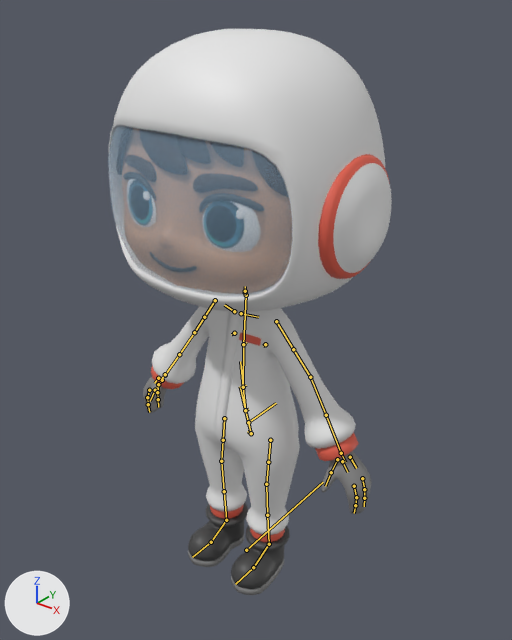
The FBX model Assets/FBX/Characters/Player_Human.fbx, before and after one commit.
Rendered twice from a 50 mm camera at (0.914, -1.105, 1.374) aimed at (0.009, 0.027, 0.673). Lighting does not change. The marker at lower left points along +X, +Y and +Z. The bones that bend it are drawn over the model as lines.

Names of what the first picture shows: 'Human'.
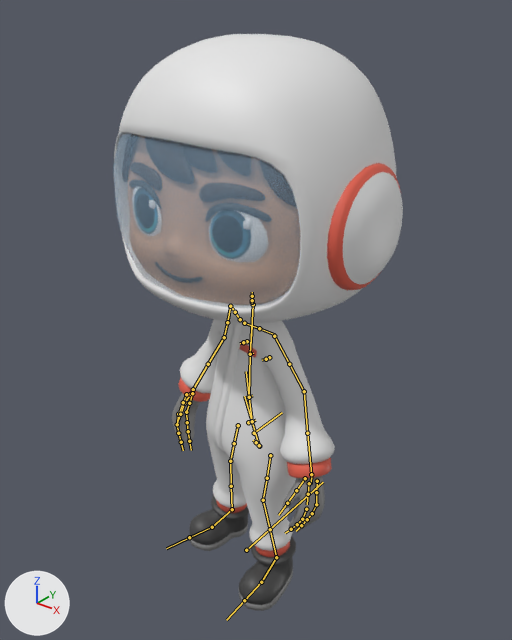
The newer file adds an action. The first version stands in its rest pose; the second is drawn at frame 7 of the action 'rig|rig|Scene'.

What differs and where, as boxes [x1, y1, x2, y2] in the pictures (512 x 640 px):
'Human', posed: before [108, 29, 392, 595]; after [113, 34, 403, 611]
bone 'DEF-spine', root to tip: before (251, 433) to (245, 410); after (259, 445) to (252, 421)
bone 'DEF-spine.001', root to tip: before (245, 410) to (243, 387); after (252, 421) to (249, 397)
bone 'DEF-spine.002', root to tip: before (243, 387) to (243, 344); after (249, 397) to (250, 354)
bone 'DEF-spine.003', root to tip: before (243, 344) to (246, 295); after (250, 354) to (253, 304)
bone 'DEF-spine.004', root to tip: before (246, 295) to (244, 292); after (253, 304) to (252, 301)
bone 'DEF-spine.006', root to tip: before (245, 291) to (245, 286); after (252, 300) to (252, 296)
bone 'torso', root to tip: before (248, 422) to (276, 403); after (254, 433) to (282, 412)
bone 'MCH-spine.001', root to tip: before (243, 387) to (246, 385); after (249, 397) to (252, 395)
bone 'MCH-spine', root to tip: before (245, 410) to (248, 409); after (252, 421) to (255, 420)
bone 'DEF-thigh.L', root to tip: before (270, 440) to (268, 462); after (270, 455) to (267, 478)
bone 'DEF-shin.L', root to tip: before (266, 484) to (267, 515); after (263, 500) to (270, 529)
bone 'DEF-shin.L.001', root to tip: before (267, 515) to (269, 544); after (270, 529) to (276, 557)
bone 'DEF-foot.L', root to tip: before (269, 544) to (253, 567); after (276, 557) to (261, 582)
bone 'DEF-thigh.R', root to tip: before (224, 418) to (223, 440); after (238, 425) to (234, 443)
bone 'DEF-shin.R', root to tip: before (221, 461) to (224, 491); after (230, 461) to (231, 486)
bone 'DEF-shin.R.001', root to tip: before (224, 491) to (226, 520); after (231, 486) to (232, 509)
bone 'DEF-foot.R', root to tip: before (226, 520) to (211, 542); after (232, 509) to (212, 527)
bone 'MCH-spine.002', root to tip: before (243, 387) to (246, 385); after (249, 397) to (252, 395)
bone 'MCH-spine.003', root to tip: before (243, 344) to (246, 342); after (250, 354) to (253, 353)
bone 'DEF-upper_arm.L', root to tip: before (276, 321) to (293, 349); after (274, 336) to (289, 364)
bone 'DEF-upper_arm.L.001', root to tip: before (293, 349) to (310, 377); after (289, 364) to (304, 391)
bone 'DEF-forearm.L', root to tip: before (310, 377) to (326, 415); after (304, 391) to (307, 433)
bone 'DEF-hand.L', root to tip: before (341, 453) to (345, 462); after (311, 474) to (311, 484)
bone 'DEF-thumb.01.L', root to tip: before (337, 459) to (331, 472); after (305, 478) to (296, 490)
bone 'DEF-upper_arm.R', root to tip: before (215, 300) to (204, 317); after (230, 306) to (227, 322)
bone 'DEF-upper_arm.R.001', root to tip: before (204, 317) to (194, 332); after (227, 322) to (224, 337)
bone 'DEF-forearm.R', root to tip: before (194, 332) to (179, 354); after (224, 337) to (208, 364)
bone 'DEF-hand.R', root to tip: before (165, 375) to (161, 378); after (193, 389) to (189, 396)

The edits, one by one:
Bone 'DEF-spine' (bone_def_spine) moves from (0.0, 0.0, 0.0) to (0.04, -0.002, 0.02).
Bone 'DEF-spine' (bone_def_spine) turns from (0, 0, 0) to (-1, -18, 5) degrees about its own x, y and z.
Bone 'DEF-spine.001' (bone_def_spine_001) turns from (0, 0, 0) to (0, 0, -1) degrees about its own x, y and z.
Bone 'DEF-spine.002' (bone_def_spine_002) turns from (0, 0, 0) to (0, 9, 1) degrees about its own x, y and z.
Bone 'DEF-spine.003' (bone_def_spine_003) turns from (0, 0, 0) to (0, -9, -1) degrees about its own x, y and z.
Bone 'DEF-spine.004' (bone_def_spine_004) turns from (0, 0, 0) to (0, 8, -4) degrees about its own x, y and z.
Bone 'DEF-spine.006' (bone_def_spine_006) turns from (0, 0, 0) to (0, 9, 0) degrees about its own x, y and z.
Bone 'torso' (bone_torso) moves from (0.0, 0.0, 0.0) to (0.032, -0.017, -0.007).
Bone 'MCH-spine.001' (bone_mch_spine_001) turns from (0, 0, 0) to (0, 0, -9) degrees about its own x, y and z.
Bone 'MCH-spine' (bone_mch_spine) turns from (0, 0, 0) to (0, 0, -9) degrees about its own x, y and z.
Bone 'DEF-thigh.L' (bone_def_thigh_l) turns from (0, 0, 0) to (-3, 0, -1) degrees about its own x, y and z.
Bone 'DEF-thigh.L' (bone_def_thigh_l) is rescaled from (1.0, 1.0, 1.0) to (1.01, 0.99, 1.01).
Bone 'DEF-shin.L' (bone_def_shin_l) turns from (0, 0, 0) to (10, 0, 0) degrees about its own x, y and z.
Bone 'DEF-shin.L.001' (bone_def_shin_l_001) turns from (0, 0, 0) to (0, -11, 0) degrees about its own x, y and z.
Bone 'DEF-foot.L' (bone_def_foot_l) turns from (0, 0, 0) to (-5, -8, -7) degrees about its own x, y and z.
Bone 'DEF-thigh.R' (bone_def_thigh_r) turns from (0, 0, 0) to (2, 0, 11) degrees about its own x, y and z.
Bone 'DEF-shin.R' (bone_def_shin_r) turns from (0, 0, 0) to (1, -1, 0) degrees about its own x, y and z.
Bone 'DEF-shin.R.001' (bone_def_shin_r_001) turns from (0, 0, 0) to (0, 2, 0) degrees about its own x, y and z.
Bone 'DEF-foot.R' (bone_def_foot_r) turns from (0, 0, 0) to (-5, 8, -9) degrees about its own x, y and z.
Bone 'MCH-spine.002' (bone_mch_spine_002) turns from (0, 0, 0) to (0, 0, -9) degrees about its own x, y and z.
Bone 'MCH-spine.003' (bone_mch_spine_003) turns from (0, 0, 0) to (0, 0, -9) degrees about its own x, y and z.
Bone 'DEF-upper_arm.L' (bone_def_upper_arm_l) turns from (0, 0, 0) to (-8, -1, -15) degrees about its own x, y and z.
Bone 'DEF-upper_arm.L' (bone_def_upper_arm_l) is rescaled from (1.0, 1.0, 1.0) to (1.01, 0.99, 1.01).
Bone 'DEF-upper_arm.L.001' (bone_def_upper_arm_l_001) turns from (0, 0, 0) to (0, -11, 0) degrees about its own x, y and z.
Bone 'DEF-forearm.L' (bone_def_forearm_l) turns from (0, 0, 0) to (17, -11, 2) degrees about its own x, y and z.
Bone 'DEF-hand.L' (bone_def_hand_l) turns from (0, 0, 0) to (2, 2, -18) degrees about its own x, y and z.
Bone 'DEF-hand.L' (bone_def_hand_l) is rescaled from (1.0, 1.0, 1.0) to (1.0, 1.01, 0.99).
Bone 'DEF-thumb.01.L' (bone_def_thumb_01_l) turns from (0, 0, 0) to (0, 0, -14) degrees about its own x, y and z.
Bone 'DEF-upper_arm.R' (bone_def_upper_arm_r) turns from (0, 0, 0) to (-2, 0, 5) degrees about its own x, y and z.
Bone 'DEF-upper_arm.R' (bone_def_upper_arm_r) is rescaled from (1.0, 1.0, 1.0) to (1.01, 0.99, 1.01).
Bone 'DEF-upper_arm.R.001' (bone_def_upper_arm_r_001) turns from (0, 0, 0) to (0, -4, 0) degrees about its own x, y and z.
Bone 'DEF-forearm.R' (bone_def_forearm_r) turns from (0, 0, 0) to (21, -4, 1) degrees about its own x, y and z.
Bone 'DEF-hand.R' (bone_def_hand_r) turns from (0, 0, 0) to (11, -2, 13) degrees about its own x, y and z.
Bone 'DEF-hand.R' (bone_def_hand_r) is rescaled from (1.0, 1.0, 1.0) to (0.99, 1.01, 1.0).
